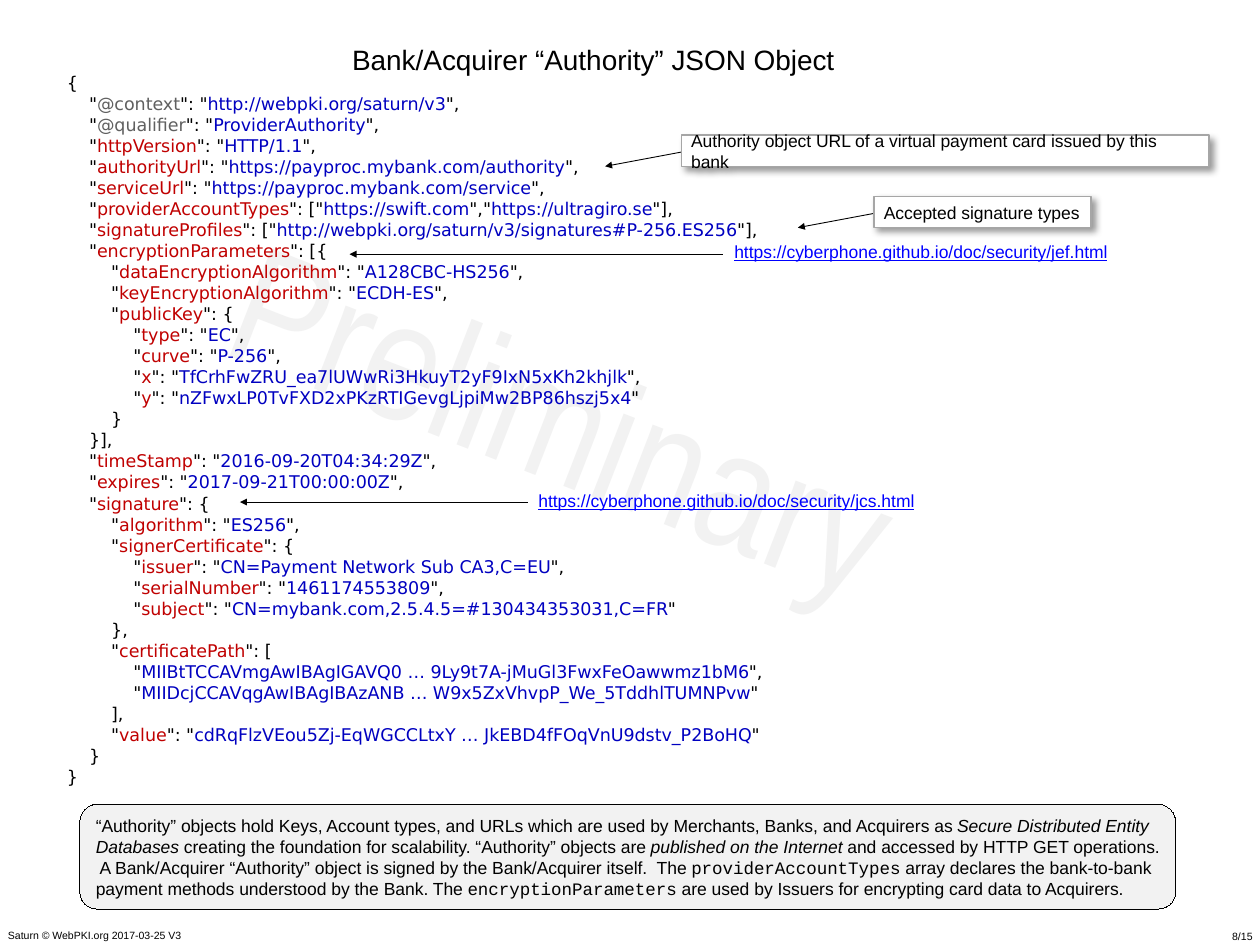
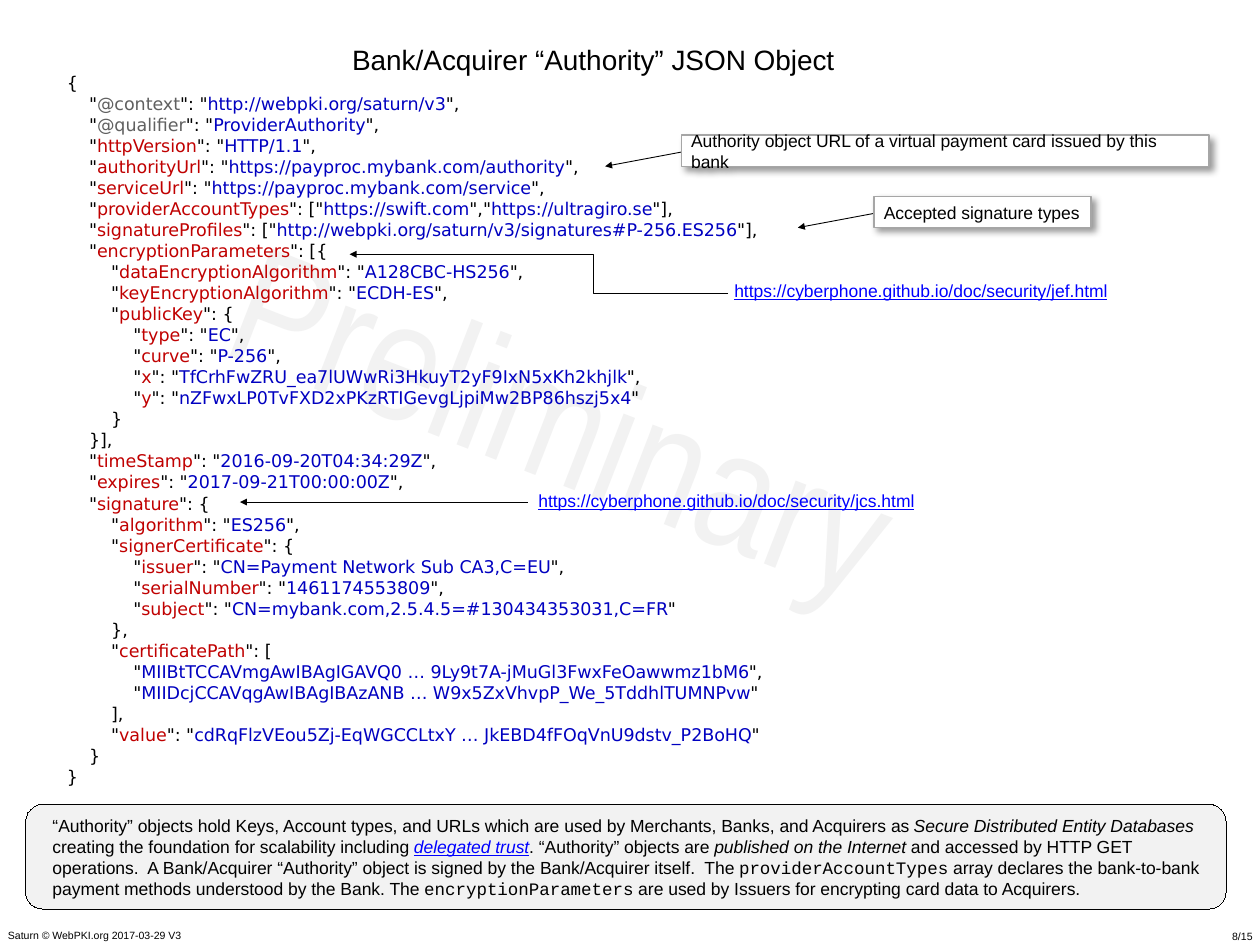
Before and after one commit to cyberphone/doc, a slide deck: slide 8 of saturn/saturn-v3-presentation.pptx. Drawn at 1260x945 pixels with LibreOffice and Linux fonts; fonts in the diff are those of the drawing. Boxes give left, top, right and bottom in pixels: in the first picture for what was removed or moved away, otherwise in the second. Text is boxed around its words. In the diff, an @@ line names an element or a change of style, - is before the commit and + after.

```diff
--- a/saturn/saturn-v3-presentation.pptx
+++ b/saturn/saturn-v3-presentation.pptx
@@ arrow moved from (723, 255) - (349, 255) to (728, 294) - (349, 255) @@
@@ arrow (728, 294) - (349, 255): arrow to elbow arrow @@
@@ text "https://cyberphone.github.io/doc/security/jef.html": place and size @@
-text "https://cyberphone.github.io/doc/security/jef.html" at <box>734,245,1107,262</box>
+text "https://cyberphone.github.io/doc/security/jef.html" at <box>734,284,1107,301</box>
@@ rounded rectangle "“Authority” objects hold Keys, Account ...": place and size @@
-rounded rectangle "“Authority” objects hold Keys, Account ..." at <box>79,804,1176,908</box>
+rounded rectangle "“Authority” objects hold Keys, Account ..." at <box>25,804,1226,908</box>
@@ text in rounded rectangle at <box>52,819,1200,899</box>: text changed @@
-“Authority” objects hold Keys, Account types, and URLs which are used by Merchants, Banks, and Acquirers as Secure Distributed Entity Databases creating the foundation for scalability. “Authority” objects are published on the Internet and accessed by HTTP GET operations. A Bank/Acquirer “Authority” object is signed by the Bank/Acquirer itself. The providerAccountTypes array declares the bank-to-bank payment methods understood by the Bank. The encryptionParameters are used by Issuers for encrypting card data to Acquirers.
+“Authority” objects hold Keys, Account types, and URLs which are used by Merchants, Banks, and Acquirers as Secure Distributed Entity Databases creating the foundation for scalability including delegated trust. “Authority” objects are published on the Internet and accessed by HTTP GET operations. A Bank/Acquirer “Authority” object is signed by the Bank/Acquirer itself. The providerAccountTypes array declares the bank-to-bank payment methods understood by the Bank. The encryptionParameters are used by Issuers for encrypting card data to Acquirers.
@@ text at <box>8,931,181,941</box>: text changed @@
-Saturn © WebPKI.org 2017-03-25 V3
+Saturn © WebPKI.org 2017-03-29 V3
```
Also in this commit, not shown: 14 other slides changed, 1 other file.
